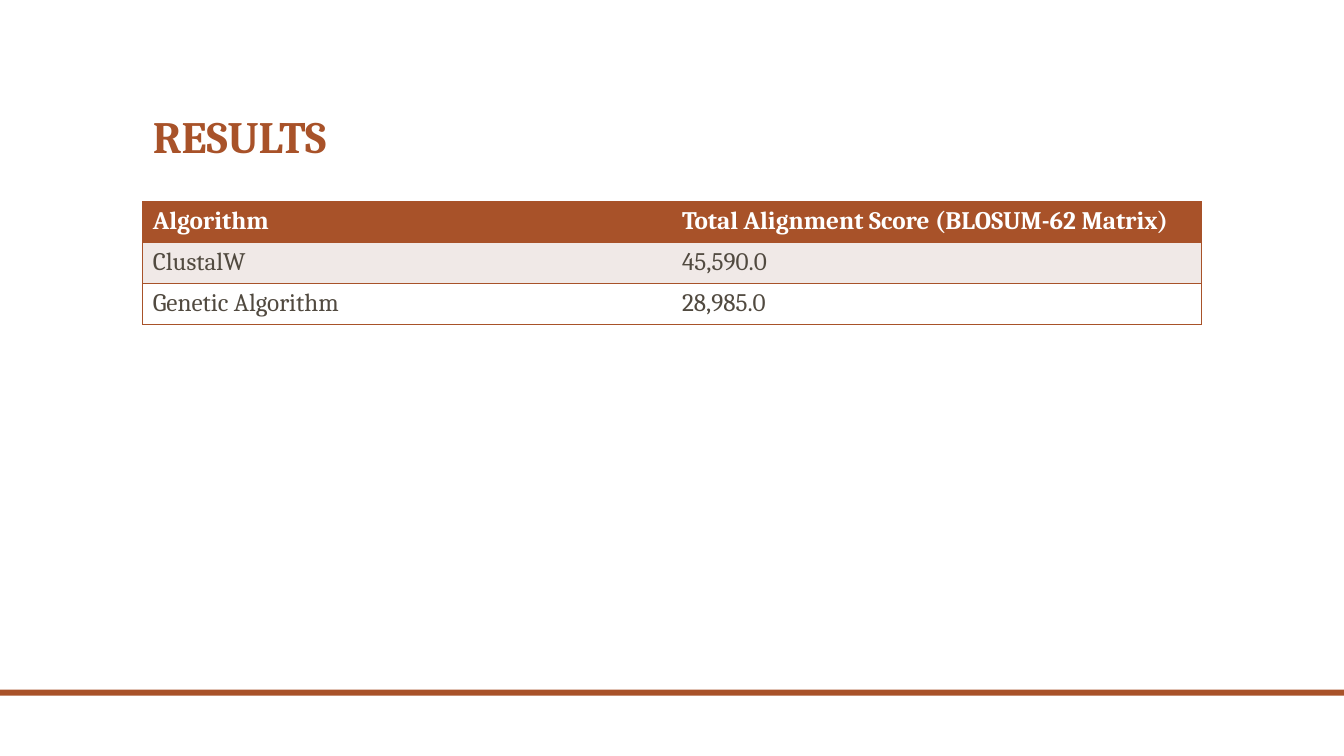
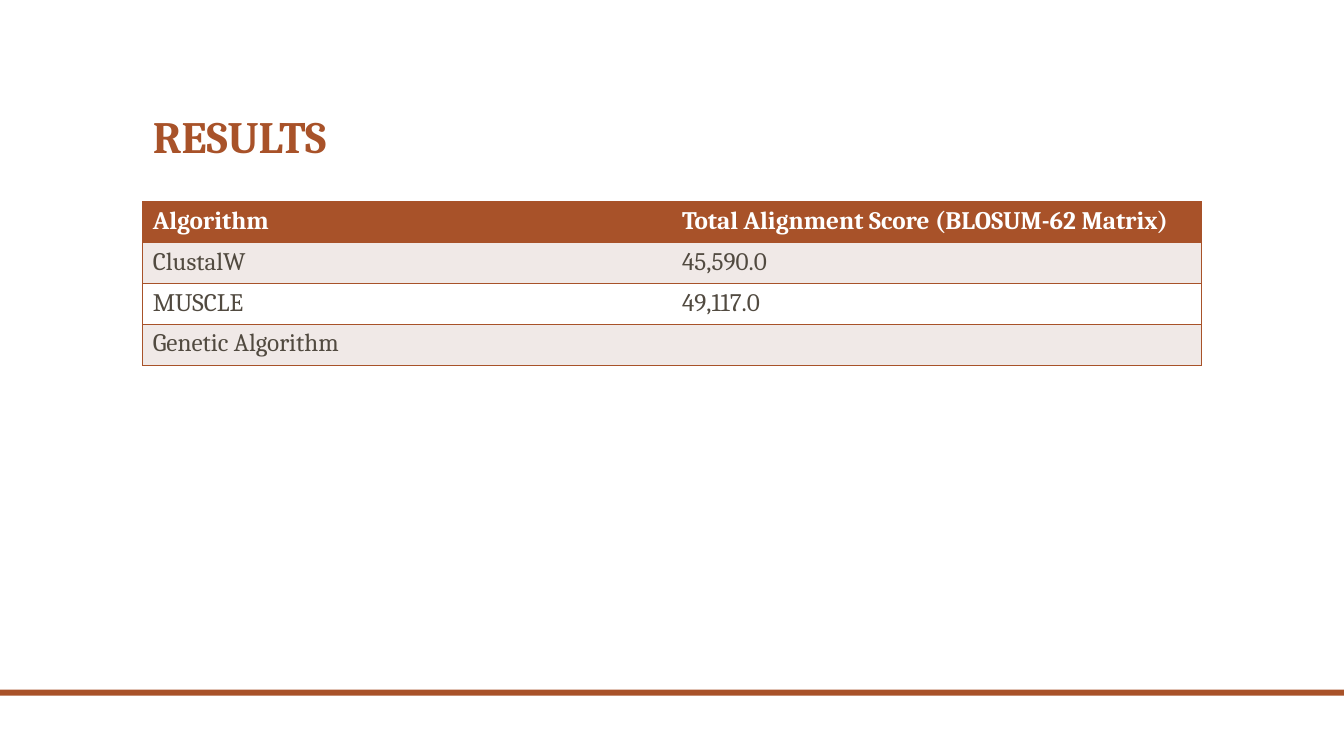
Before and after one commit to fredj5/Bioinformatics, a slide deck: slide 5 of project_slides.pptx. Drawn at 1344x756 pixels with LibreOffice and Linux fonts; fonts in the diff are those of the drawing; background and template pictures are left out. Boxes give left, top, right and bottom in pixels: in the first picture for what was removed or moved away, otherwise in the second. Text is boxed around its words. In the diff, an @@ line names an element or a change of style, - is before the commit and + after.

Commit message:
Added MUSCLE alignment

```diff
--- a/project_slides.pptx
+++ b/project_slides.pptx
@@ table at (143,202,1202,365) @@
-row 3: Genetic Algorithm | 28,985.0
+row 3: MUSCLE | 49,117.0
+row 4: Genetic Algorithm | 
```
Also in this commit, not shown: 2 other slides changed, 2 slides removed, 3 other files.
